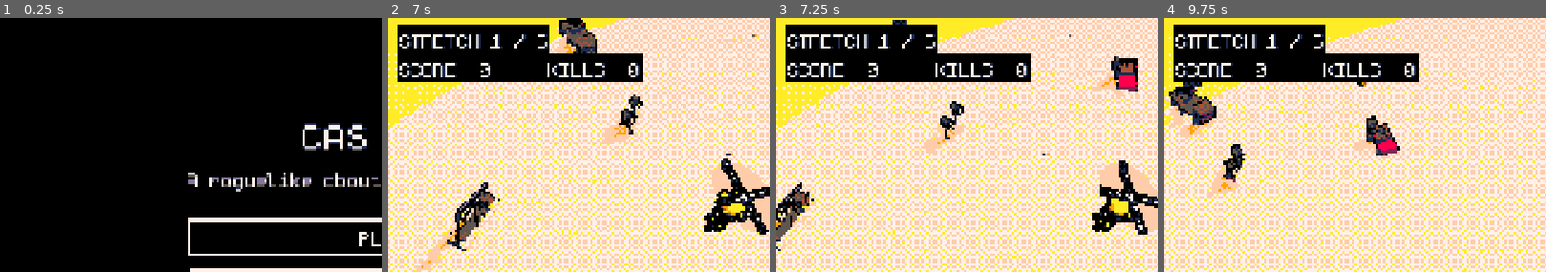
Above: before the commit, frames 1-4 (left to right).
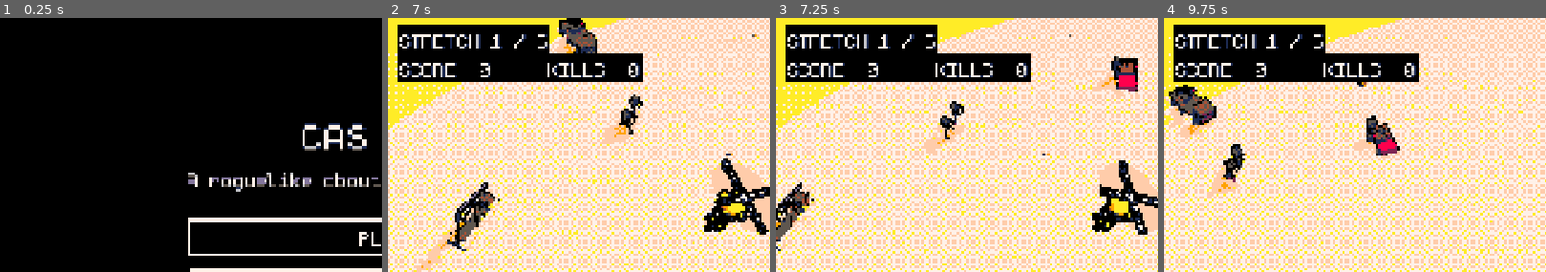
Above: after the commit, the same moments.

Repository: chronicallydev/CAS
Game: Godot game, scene res://features/menu/main_menu.tscn
Two runs of this game, one before a commit and one after it. Both use one fixed random seed, a clock stepped at 60 frames per second and the inputs below.
Inputs (mouse positions are % of the whole screen's width and height, from its top left):
- Up to frame 1 (0.25 s): no input
- Up to frame 2 (7 s): click "PLAY" at 0.5 s; tap Enter at 1.25 s; move the mouse to (45, 70) at 1.27 s; hold W 1.28-2.78 s; tap F at 1.35 s; click (45, 70) at 1.42 s; tap Space at 1.52, 2.27, 3.77, 4.52, 5.27, 6.77 s; move the mouse to (80, 65) at 2.02 s; tap Shift at 2.1 s; click (80, 65) at 2.17 s; move the mouse to (20, 35) at 2.77 s; hold A 2.78-4.28 s; tap G at 2.85 s; click (20, 35) at 2.92 s; move the mouse to (55, 50) at 3.52 s; tap 1 at 3.6 s; click (55, 50) at 3.67 s; move the mouse to (35, 25) at 4.27 s; hold S 4.28-5.03 s; tap R at 4.35 s; click (35, 25) at 4.42 s; move the mouse to (72, 45) at 5.02 s; hold D 5.03-5.78 s; tap M at 5.1 s; click (72, 45) at 5.17 s; move the mouse to (30, 55) at 5.77 s; hold W 5.78-6.53 s; tap H at 5.85 s; click (30, 55) at 5.92 s; move the mouse to (60, 28) at 6.52 s; hold D from 6.53 s (still down); tap Tab at 6.6 s; click (60, 28) at 6.67 s
- Up to frame 3 (7.25 s): keep holding D
- Up to frame 4 (9.75 s): move the mouse to (45, 70) at 7.27 s; tap Enter at 7.35 s; click (45, 70) at 7.42 s; tap Space at 7.52, 8.27 s; move the mouse to (80, 65) at 8.02 s; tap F at 8.1 s; click (80, 65) at 8.17 s; move the mouse to (20, 35) at 8.77 s; release D at 8.78 s; hold S 8.78-9.53 s; tap Shift at 8.85 s; click (20, 35) at 8.92 s; move the mouse to (55, 50) at 9.52 s; hold A from 9.53 s (still down); tap G at 9.6 s; click (55, 50) at 9.67 s
The pictures show only the part of the screen within x 0-50%, y 0-50%; the shares and areas given below are measured in that part.

Frames 1-2 are identical in both runs. In frame 3, less than 0.1% of the frame differs, in the area x 30-35%, y 0-3%; in frame 4, less than 0.1%, in the area x 5-10%, y 25-28%.

Commit message:
Make minigun hits land: damage numbers, health chunk, thwack, shards
- Damage numbers fly out of every target hit; the killing hit's is big
  and red
- Health bars: twice the size, hidden until first damage, a red chunk
  of health just lost that drains after a pause, shake on hits
- A metal thwack per gun hit, pitching up through a burst
- Gun hits knock shards of paint off now and then

Diff:
--- a/features/mission/effects/vehicle_damage.gd
+++ b/features/mission/effects/vehicle_damage.gd
@@ -13,6 +13,8 @@
 const MAX_HOLES := 12
 # Fastest rate holes are added (sparks still show for every hit).
 const HOLE_INTERVAL_MS := 90
+# Fastest rate gun hits knock a shard of bodywork off.
+const SHARD_INTERVAL_MS := 120
 const Debris := preload("res://features/mission/effects/debris.gd")
 
 static var hole_texture: Texture2D
@@ -22,11 +24,12 @@
 var vehicle: Node3D
 var holes: Array = []
 var last_hole_ms: int = -100000
+var last_shard_ms: int = -100000
 var bounds: AABB
 var bounds_ready: bool = false
 var smoke: CPUParticles3D
 var fire: CPUParticles3D
-# The vehicle's own paint, for chips knocked off by heavy hits.
+# The vehicle's own paint, for chips knocked off by hits.
 var paints: Array = []
 
 
@@ -49,9 +52,13 @@
 	var world_normal := (vehicle.global_transform.basis * normal).normalized()
 	spawn_sparks(vehicle.global_transform * point, world_normal, armored)
 
-	# Heavy hits knock chips of bodywork off.
+	# Heavy hits knock chips of bodywork off; gun hits a shard now and then,
+	# so held fire visibly chews the thing up.
 	if not light_weapon:
 		spawn_chips(vehicle.global_transform * point, world_normal)
+	elif not armored and Time.get_ticks_msec() - last_shard_ms >= SHARD_INTERVAL_MS:
+		last_shard_ms = Time.get_ticks_msec()
+		spawn_chips(vehicle.global_transform * point, world_normal, 1)
 
 	# Armour shrugs the round off: ricochet sparks, no hole.
 	if armored:
@@ -239,10 +246,16 @@
 
 # --- Chips --------------------------------------------------------------
 
-func spawn_chips(at: Vector3, normal: Vector3) -> void:
+# `count` chips of the vehicle's paint flying off `at` (0: a few).
+func spawn_chips(at: Vector3, normal: Vector3, count: int = 0) -> void:
 	if paints.is_empty():
+		# Gun hits land mid hit flash: read each mesh's own material, not the
+		# flash's, and leave out rims and drop shadows.
+		var flash := vehicle.get_node_or_null("HitFlash") as HitFlash
 		for mesh in vehicle.find_children("*", "MeshInstance3D", true, false):
-			var material: Material = mesh.material_override
+			if mesh.has_meta("one_bit_rim") or mesh.has_meta("no_hit_flash"):
+				continue
+			var material: Material = flash.flashed[mesh] if flash != null and flash.flashed.has(mesh) else mesh.material_override
 			if material == null and mesh.mesh != null and mesh.mesh.get_surface_count() > 0:
 				material = mesh.mesh.surface_get_material(0)
 			if material != null and not paints.has(material):
@@ -251,7 +264,7 @@
 		return
 
 	var scene := MissionContext.spawn_parent(vehicle)
-	for i in randi_range(2, 4):
+	for i in count if count > 0 else randi_range(2, 4):
 		Debris.spawn_chip(scene, at, normal, paints.pick_random())
 
 
--- /dev/null
+++ b/features/mission/hud/damage_numbers.gd
@@ -0,0 +1,60 @@
+class_name DamageNumbers
+extends Control
+
+# Damage numbers flying out of whatever the guns hit, one per hit, so held
+# fire visibly chews into a target instead of soaking in. Each pops out of
+# the target big, arcs up and to the side, falls and shrinks away. White
+# with a solid black drop shadow (a soft outline or a fade would dither at
+# the HUD's pixel size); the killing hit's number is bigger and red with
+# a colour palette.
+
+# How long a number flies (seconds), how fast it leaves (canvas units per
+# second: up, and either way sideways) and how hard it falls back.
+const LIFE := 0.6
+const RISE := Vector2(260.0, 380.0)
+const SPREAD := 220.0
+const FALL := 900.0
+# Height (metres) over the target the numbers start from: below its bar.
+const LIFT := 0.5
+const FONT_SIZE := 20
+
+
+func _ready() -> void:
+	set_anchors_and_offsets_preset(Control.PRESET_FULL_RECT)
+	mouse_filter = Control.MOUSE_FILTER_IGNORE
+
+
+## A number for `amount` damage dealt to `target`; `killed` if it was the
+## killing hit.
+func add(target: Node3D, amount: float, killed: bool) -> void:
+	if amount <= 0.0:
+		return
+	var label := Label.new()
+	label.text = str(maxi(roundi(amount), 1))
+	label.add_theme_font_size_override("font_size", UiStyle.px(FONT_SIZE * (2 if killed else 1)))
+	label.add_theme_color_override("font_color", Color.WHITE if not killed or OneBit.mono() else OneBit.PICO.red)
+	label.add_theme_color_override("font_shadow_color", Color.BLACK)
+	var shadow := roundi(PixelArt.ui_pixel_units())
+	label.add_theme_constant_override("shadow_offset_x", shadow)
+	label.add_theme_constant_override("shadow_offset_y", shadow)
+	label.mouse_filter = Control.MOUSE_FILTER_IGNORE
+	add_child(label)
+	label.reset_size()
+	label.pivot_offset = label.size * 0.5
+
+	var anchor := target.global_position + Vector3.UP * LIFT
+	var velocity := Vector2(randf_range(-SPREAD, SPREAD), -randf_range(RISE.x, RISE.y))
+	var fly := func(t: float) -> void:
+		var camera := get_viewport().get_camera_3d()
+		if camera == null or not is_instance_valid(label):
+			return
+		var drift := velocity * t + Vector2(0.0, FALL * t * t * 0.5)
+		label.position = camera.unproject_position(anchor) + drift - label.size * 0.5
+	fly.call(0.0)
+
+	label.scale = Vector2.ONE * 1.6
+	var tween := label.create_tween().set_parallel()
+	tween.tween_method(fly, 0.0, LIFE, LIFE)
+	tween.tween_property(label, "scale", Vector2.ONE, 0.12).set_ease(Tween.EASE_OUT)
+	tween.tween_property(label, "scale", Vector2.ZERO, LIFE * 0.25).set_delay(LIFE * 0.75)
+	tween.chain().tween_callback(label.queue_free)
--- a/features/mission/hud/game_hud.gd
+++ b/features/mission/hud/game_hud.gd
@@ -37,6 +37,7 @@
 var indicators: Control
 var dodge_fx: DodgeFx
 var missile_warning: MissileWarning
+var damage_numbers: DamageNumbers
 
 
 func _ready() -> void:
@@ -54,6 +55,10 @@
 	indicators = Indicators.new()
 	indicators.helicopter = mission.helicopter
 	add_child(indicators)
+
+	# Damage numbers flying out of what the guns hit.
+	damage_numbers = DamageNumbers.new()
+	add_child(damage_numbers)
 
 	# Chevrons round the helicopter for missiles homing on it.
 	missile_warning = MissileWarning.new()
--- a/features/mission/weapons/gun_controller.gd
+++ b/features/mission/weapons/gun_controller.gd
@@ -26,6 +26,8 @@
 const SLOT_NAMES := ["LMB", "RMB"]
 # Killing an enemy with at least this much health (tanks) freezes the game
 # for a moment.
+# Gun hits further apart than this (msec) start a new streak (see hit_streak).
+const STREAK_GAP_MS := 300
 const HEAVY_KILL_HEALTH := 10.0
 
 # Upgrades (see RunUpgrades and the end of this file).
@@ -119,6 +121,10 @@
 # Reticle flash when rounds land on an enemy.
 var hit_flash: float = 0.0
 var hit_was_kill: bool = false
+# Gun hits landing close together, and when the last one did: the hit
+# sound climbs in pitch through a burst.
+var hit_streak: int = 0
+var last_hit_ms: int = -100000
 # Minigun barrel spin.
 var minigun_spin: float = 0.0
 # Rockets: shots left in the current salvo, time to the next, reload.
@@ -674,11 +680,16 @@
 	if light_weapon and not killed_now and upgraded("incendiary") and burnable(enemy) and randf() < IGNITE_CHANCE:
 		Burn.ignite(enemy, mission)
 	if enemy.get("health") != null:
-		damage_dealt.emit(health_before - maxf(enemy.health, 0.0))
+		var dealt := health_before - maxf(enemy.health, 0.0)
+		damage_dealt.emit(dealt)
+		if mission != null and mission.hud != null:
+			mission.hud.damage_numbers.add(enemy, dealt, killed_now)
 	if killed_now:
 		register_kill(enemy, enemy.score_value if "score_value" in enemy else 10)
 	else:
 		register_hit()
+		if light_weapon:
+			play_gun_hit()
 		if enemy.has_method("register_hit"):
 			enemy.register_hit(get_shot_origin(), light_weapon)
 	return killed_now
@@ -698,6 +709,14 @@
 	if shooter != null and shooter.has_method("get_muzzle_position"):
 		return shooter.get_muzzle_position()
 	return camera.global_position if camera != null else global_position
+
+
+# A gun round landed on something: a thwack, higher the longer the burst.
+func play_gun_hit() -> void:
+	var now := Time.get_ticks_msec()
+	hit_streak = hit_streak + 1 if now - last_hit_ms < STREAK_GAP_MS else 0
+	last_hit_ms = now
+	Sfx.play_2d("gun_hit", 0.0, 0.85 + minf(hit_streak, 25) * 0.015 + randf_range(-0.03, 0.03))
 
 
 func register_hit() -> void:
--- a/shared/audio/sfx.gd
+++ b/shared/audio/sfx.gd
@@ -51,6 +51,9 @@
 	"ui_click": -10.0,
 	# Hit and kill confirmation (heard constantly, so kept small).
 	"hit_tick": -18.0,
+	# A gun round landing on something: a short metal thwack, pitched up
+	# through a burst (gun_controller.gd).
+	"gun_hit": -9.0,
 	"kill_tick": -11.0,
 	"combo": -6.0,
 	# Minigun spin-up whine.
@@ -83,6 +86,7 @@
 	"heli_hit": [2, 100],
 	"tank_fire": [3, 60],
 	"hit_tick": [2, 70],
+	"gun_hit": [3, 40],
 	"kill_tick": [3, 40],
 	"rocket_fire": [6, 40],
 	"body_thud": [4, 40],
@@ -119,6 +123,7 @@
 	streams["rotor_loop"] = make_stream(synth_rotor_loop(), true)
 	streams["ui_click"] = make_stream(synth_click())
 	streams["hit_tick"] = make_stream(synth_blips([2600.0], 0.03))
+	streams["gun_hit"] = make_stream(synth_clang(0.14, [480.0, 1350.0, 2600.0], 28.0))
 	streams["kill_tick"] = make_stream(synth_blips([1700.0, 2550.0], 0.05))
 	streams["combo"] = make_stream(synth_blips([880.0, 1175.0, 1760.0], 0.08))
 	streams["spin_up"] = make_stream(synth_spin_up())
--- a/shared/health_bar/health_bar_3d.gd
+++ b/shared/health_bar/health_bar_3d.gd
@@ -5,9 +5,28 @@
 # SubViewport and shown on this sprite. Used by the rig and by vehicles
 # and forts; their scripts call update_health() whenever health changes.
 # Styled for 1-bit: a black fill in a white bar with a black border.
+#
+# Damage shows as a chunk: health just lost stays lit (grey in 1-bit, red
+# with a colour palette) behind the fill until hits stop for LAG_DELAY,
+# then drains away, so sustained fire visibly piles up. Each hit also
+# jolts the bar. It stays hidden until the first damage, so untouched
+# units don't add clutter, and is drawn at twice the scene's size once
+# shown: small, the chunk was too thin to see.
+
+# Seconds without a hit before the lost chunk drains, and how long it takes.
+const LAG_DELAY := 0.35
+const LAG_DRAIN := 0.25
+# How far (texture pixels) and how long (seconds) a hit shakes the bar.
+const SHAKE := 10.0
+const SHAKE_TIME := 0.12
 
 @onready var viewport: SubViewport = $SubViewport
 @onready var health_bar: ProgressBar = $SubViewport/ProgressBar
+
+# Behind the real bar: its fill is the chunk of health just lost.
+var lag_bar: ProgressBar
+var lag_tween: Tween
+var shake_left: float = 0.0
 
 
 func _ready() -> void:
@@ -22,11 +41,49 @@
 	health_bar.min_value = 0
 	health_bar.max_value = 100
 	health_bar.value = 100
+	visible = false
+	pixel_size *= 2.0
+
+	# The lag bar takes the real bar's background; the real bar keeps only
+	# the border, so the chunk shows through where its fill has gone.
+	lag_bar = health_bar.duplicate()
+	var lag_fill := StyleBoxFlat.new()
+	lag_fill.bg_color = Color(0.5, 0.5, 0.5) if OneBit.mono() else OneBit.PICO.red
+	lag_bar.add_theme_stylebox_override("fill", lag_fill)
+	viewport.add_child(lag_bar)
+	viewport.move_child(lag_bar, 0)
+	var frame := (health_bar.get_theme_stylebox("background") as StyleBoxFlat).duplicate() as StyleBoxFlat
+	frame.draw_center = false
+	health_bar.add_theme_stylebox_override("background", frame)
+
+
+func _process(delta: float) -> void:
+	if shake_left <= 0.0:
+		return
+	shake_left -= delta
+	offset = Vector2(randf_range(-SHAKE, SHAKE), randf_range(-SHAKE, SHAKE)) * 0.5 if shake_left > 0.0 else Vector2.ZERO
 
 
 func update_health(current_health: float, max_health: float) -> void:
+	var value := clampf(current_health, 0.0, max_health)
+	# A new maximum (the first update) just sets the bar.
+	var lost := is_equal_approx(max_health, health_bar.max_value) and value < health_bar.value
 	health_bar.max_value = max_health
-	health_bar.value = clampf(current_health, 0.0, max_health)
+	health_bar.value = value
+	lag_bar.max_value = max_health
+	if not lost:
+		if lag_tween != null:
+			lag_tween.kill()
+		lag_bar.value = value
+		return
+	visible = true
+	shake_left = SHAKE_TIME
+	# Every hit holds the chunk a little longer before it drains.
+	if lag_tween != null:
+		lag_tween.kill()
+	lag_tween = create_tween()
+	lag_tween.tween_interval(LAG_DELAY)
+	lag_tween.tween_property(lag_bar, "value", value, LAG_DRAIN).set_ease(Tween.EASE_IN)
 
 func get_health():
 	return health_bar.value
Not shown, added: features/mission/hud/damage_numbers.gd.uid
